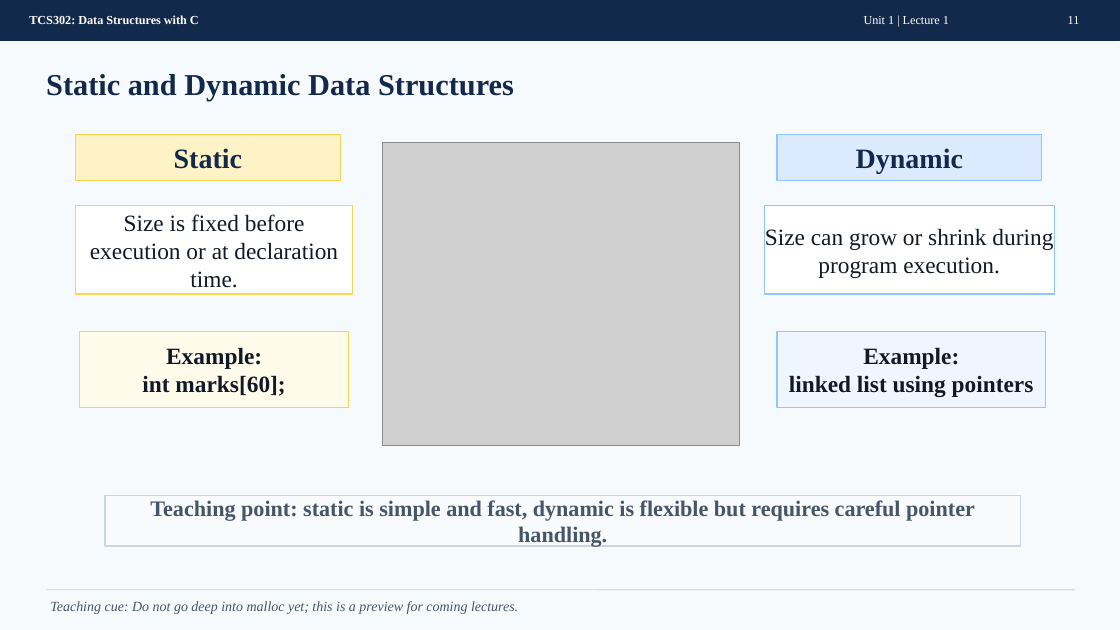
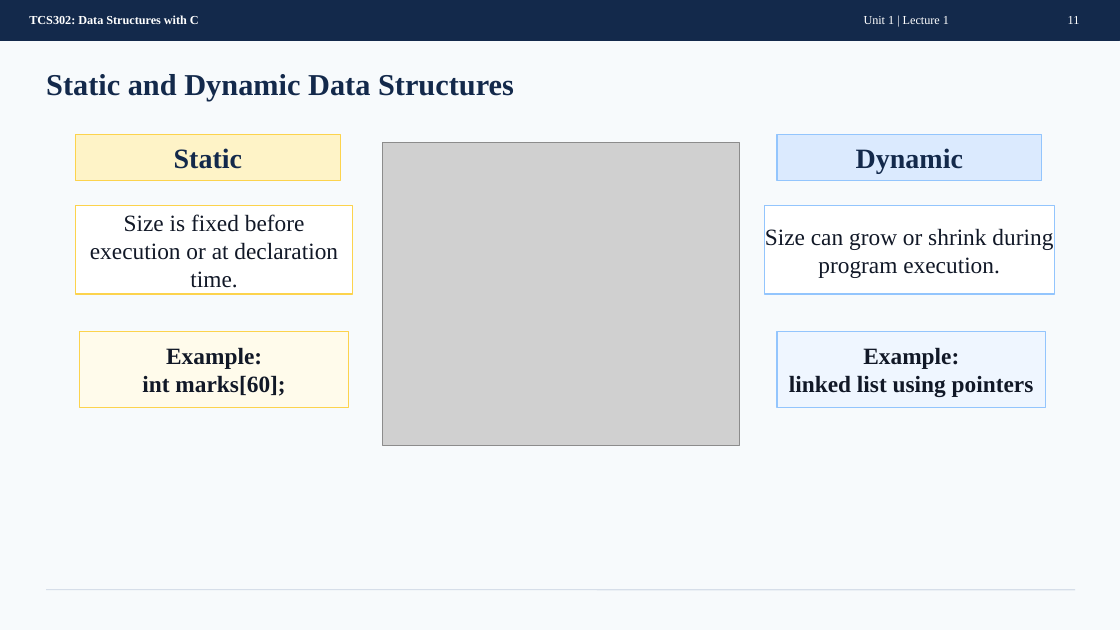
Before and after one commit to manojkaushik/manojkaushik.github.io, a slide deck: slide 11 of assets/TCS302/Unit-1/Lecture1_Introduction_to_Data_Structures.pptx. Drawn at 1120x630 pixels with LibreOffice and Linux fonts; fonts in the diff are those of the drawing; grey boxes stand for pictures. Boxes give left, top, right and bottom in pixels: in the first picture for what was removed or moved away, otherwise in the second. Text is boxed around its words. In the diff, an @@ line names an element or a change of style, - is before the commit and + after.

```diff
--- a/assets/TCS302/Unit-1/Lecture1_Introduction_to_Data_Structures.pptx
+++ b/assets/TCS302/Unit-1/Lecture1_Introduction_to_Data_Structures.pptx
@@ rectangle removed at (105,496,1021,546) @@
-Teaching point: static is simple and fast, dynamic is flexible but requires careful pointer handling.
@@ text removed at (50,601,518,614) @@
-Teaching cue: Do not go deep into malloc yet; this is a preview for coming lectures.
```
Also in this commit, not shown: 12 other slides changed, 2 slides removed, 46 other files.
